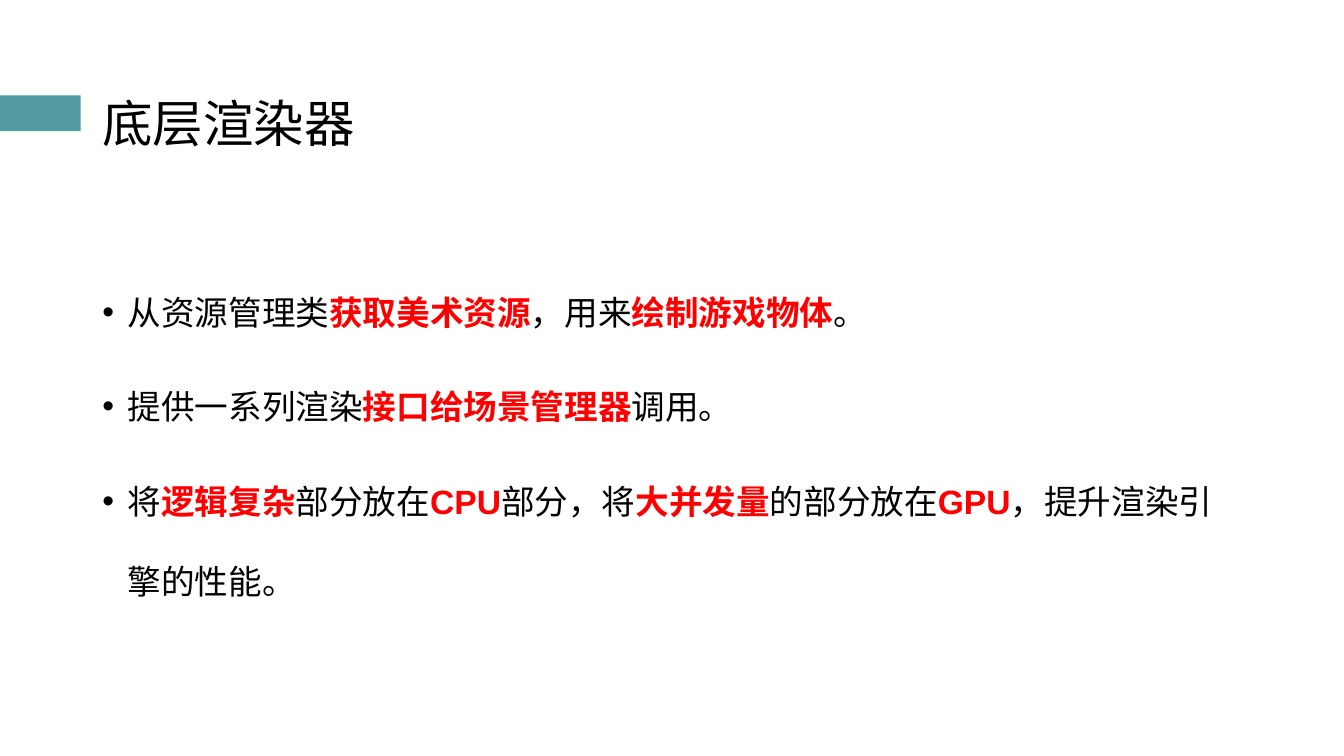
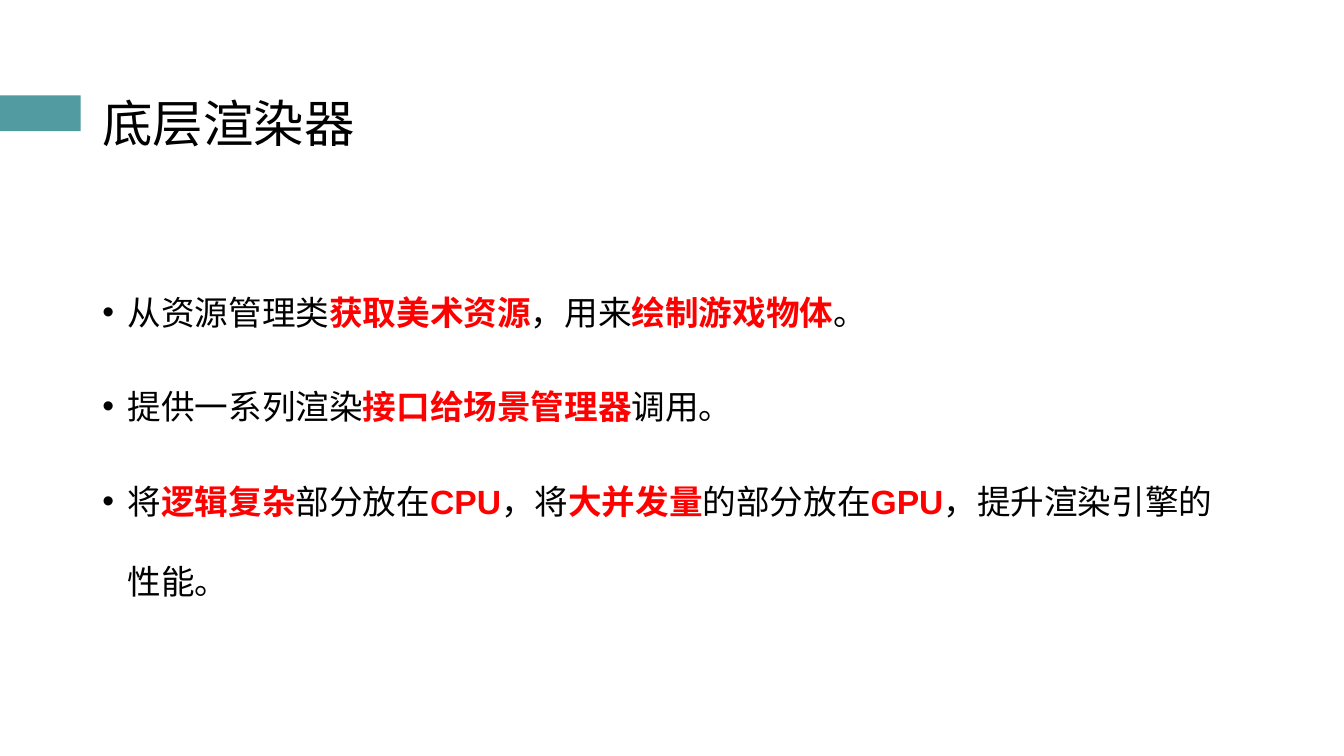
Before and after one commit to atom-chen/Main, a slide deck: slide 14 of OpenGL/答辩PPT.pptx. Drawn at 1344x756 pixels with LibreOffice and Linux fonts; fonts in the diff are those of the drawing. Boxes give left, top, right and bottom in pixels: in the first picture for what was removed or moved away, otherwise in the second. Text is boxed around its words. In the diff, an @@ line names an element or a change of style, - is before the commit and + after.

```diff
--- a/OpenGL/答辩PPT.pptx
+++ b/OpenGL/答辩PPT.pptx
@@ text at box(128, 485, 1213, 597): text changed @@
-• 将逻辑复杂部分放在CPU部分，将大并发量的部分放在GPU，提升渲染引擎的性能。
+• 将逻辑复杂部分放在CPU，将大并发量的部分放在GPU，提升渲染引擎的性能。
```
Also in this commit, not shown: 14 other slides changed.
